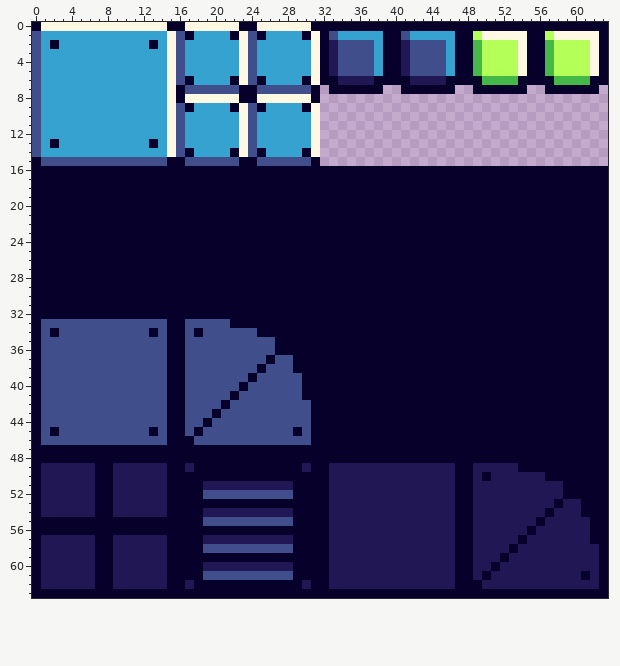
One commit to this pixel-art sprite: game/assets/textures/tileset/tiles.png. This is how it looked before the edit.
The file is 64x64 pixels. Colours within 5 levels of each other are drawn and written as one.
The same view after the edit:
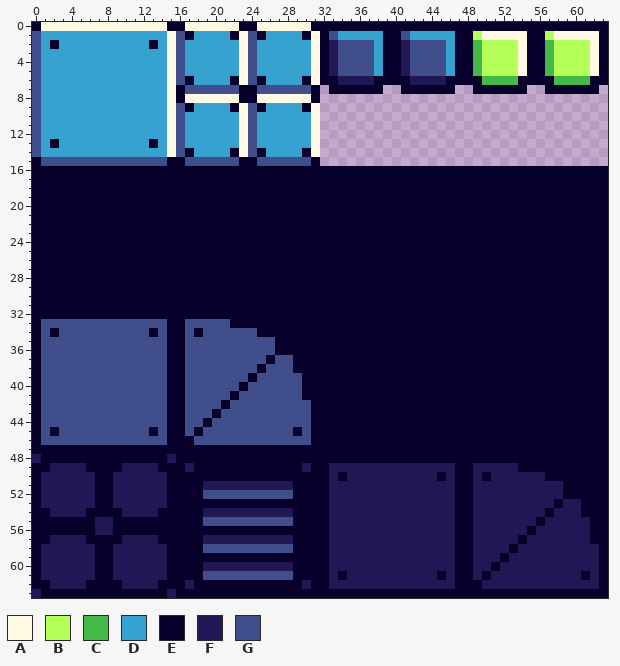
Palette (. is transparent): A #fff8e3  B #b4ff58  C #45b948  D #35a2d0  E #07002b  F #211755  G #404e8c
The author wrote: Background tile distinctions
What changed:
@@ x 0..63 @@
 47 EEEEEEEEEEEEEEEEEEEEEEEEEEEEEEEEEEEEEEEEEEEEEEEEEEEEEEEEEEEEEEEE
-48 EEEEEEEEEEEEEEEEEEEEEEEEEEEEEEEEEEEEEEEEEEEEEEEEEEEEEEEEEEEEEEEE
-49 EFFFFFFEEFFFFFFEEFEEEEEEEEEEEEFEEFFFFFFFFFFFFFFEEFFFFFEEEEEEEEEE
-50 EFFFFFFEEFFFFFFEEEEEEEEEEEEEEEEEEFFFFFFFFFFFFFFEEFEFFFFFFEEEEEEE
+48 FEEEEEEEEEEEEEEFEEEEEEEEEEEEEEEEEEEEEEEEEEEEEEEEEEEEEEEEEEEEEEEE
+49 EEFFFFEEEEFFFFEEEFEEEEEEEEEEEEFEEFFFFFFFFFFFFFFEEFFFFFEEEEEEEEEE
+50 EFFFFFFEEFFFFFFEEEEEEEEEEEEEEEEEEFEFFFFFFFFFFEFEEFEFFFFFFEEEEEEE
 51 EFFFFFFEEFFFFFFEEEEFFFFFFFFFFEEEEFFFFFFFFFFFFFFEEFFFFFFFFFFEEEEE
@@ x 0..16 @@
 53 EFFFFFFEEFFFFFFEE
-54 EFFFFFFEEFFFFFFEE
-55 EEEEEEEEEEEEEEEEE
-56 EEEEEEEEEEEEEEEEE
-57 EFFFFFFEEFFFFFFEE
+54 EEFFFFEEEEFFFFEEE
+55 EEEEEEEFFEEEEEEEE
+56 EEEEEEEFFEEEEEEEE
+57 EEFFFFEEEEFFFFEEE
 58 EFFFFFFEEFFFFFFEE
@@ x 0..63 @@
 60 EFFFFFFEEFFFFFFEEEEFFFFFFFFFFEEEEFFFFFFFFFFFFFFEEFFEFFFFFFFFFFFE
-61 EFFFFFFEEFFFFFFEEEEGGGGGGGGGGEEEEFFFFFFFFFFFFFFEEFEFFFFFFFFFFEFE
-62 EFFFFFFEEFFFFFFEEFEEEEEEEEEEEEFEEFFFFFFFFFFFFFFEEEFFFFFFFFFFFFFE
-63 EEEEEEEEEEEEEEEEEEEEEEEEEEEEEEEEEEEEEEEEEEEEEEEEEEEEEEEEEEEEEEEE
+61 EFFFFFFEEFFFFFFEEEEGGGGGGGGGGEEEEFEFFFFFFFFFFEFEEFEFFFFFFFFFFEFE
+62 EEFFFFEEEEFFFFEEEFEEEEEEEEEEEEFEEFFFFFFFFFFFFFFEEEFFFFFFFFFFFFFE
+63 FEEEEEEEEEEEEEEFEEEEEEEEEEEEEEEEEEEEEEEEEEEEEEEEEEEEEEEEEEEEEEEE
